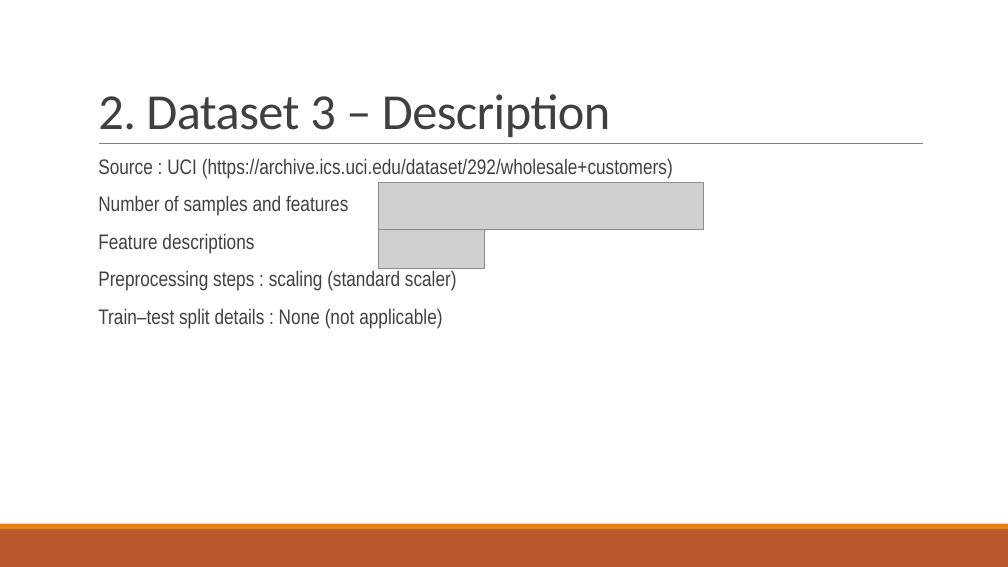
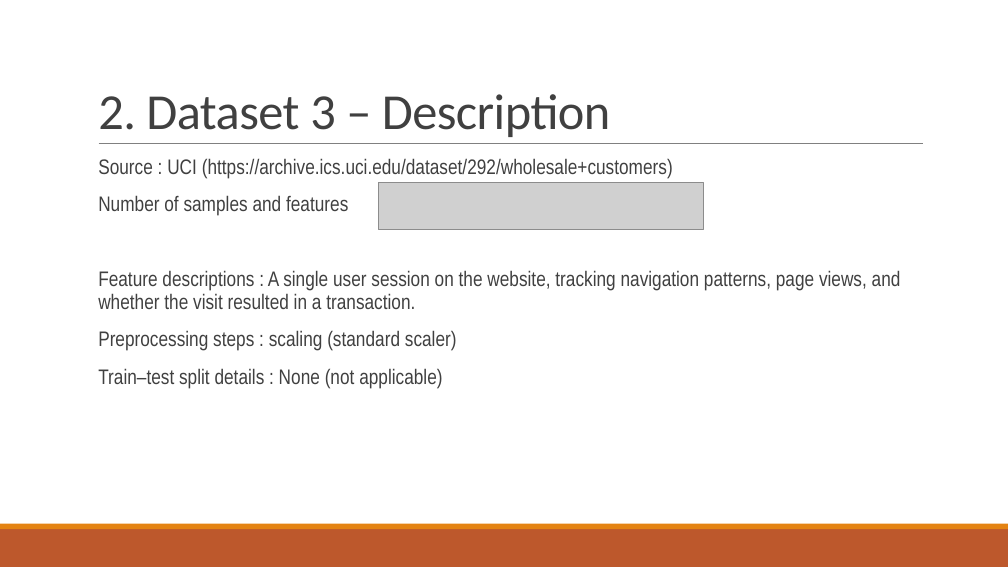
Before and after one commit to akay6483/mmml-ecommerce, a slide deck: slide 5 of docs/23CSE301_A8.pptx. Drawn at 1008x567 pixels with LibreOffice and Linux fonts; fonts in the diff are those of the drawing; grey boxes stand for pictures; background and template pictures are left out. Boxes give left, top, right and bottom in pixels: in the first picture for what was removed or moved away, otherwise in the second. Text is boxed around its words. In the diff, an @@ line names an element or a change of style, - is before the commit and + after.

```diff
--- a/docs/23CSE301_A8.pptx
+++ b/docs/23CSE301_A8.pptx
@@ picture removed at <box>378,230,484,269</box> @@
@@ text at <box>98,270,901,309</box>: text changed @@
-  Feature descriptions
+  Feature descriptions : A single user session on the website, tracking navigation patterns, page views, and whether the visit resulted in a transaction.
```
Also in this commit, not shown: 5 other slides changed, 1 other file.
